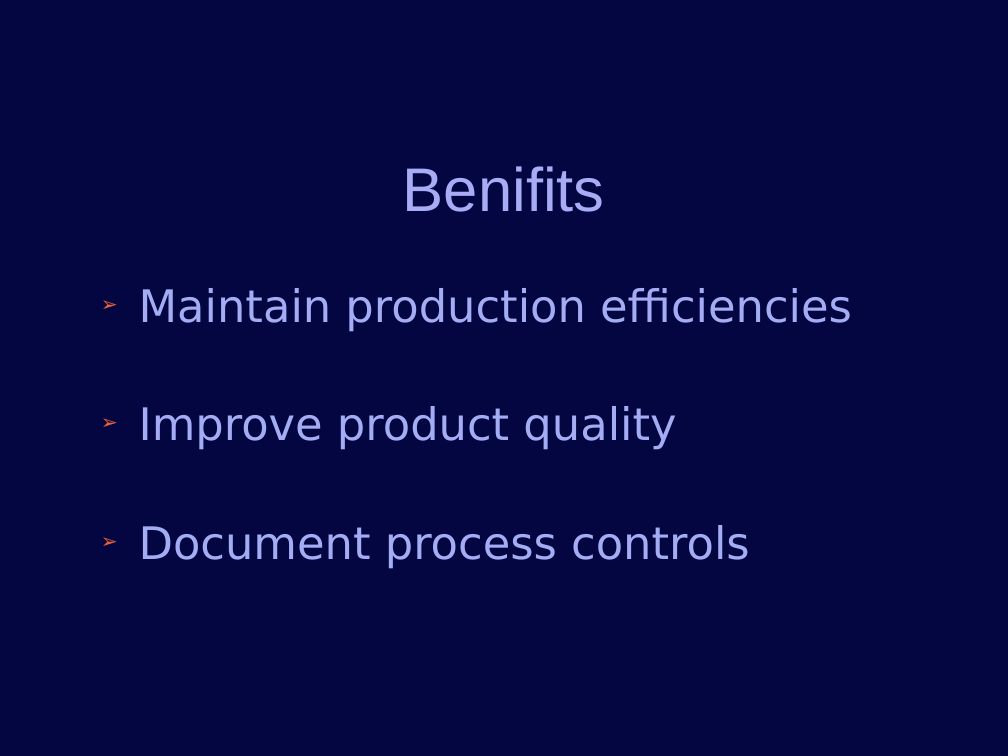
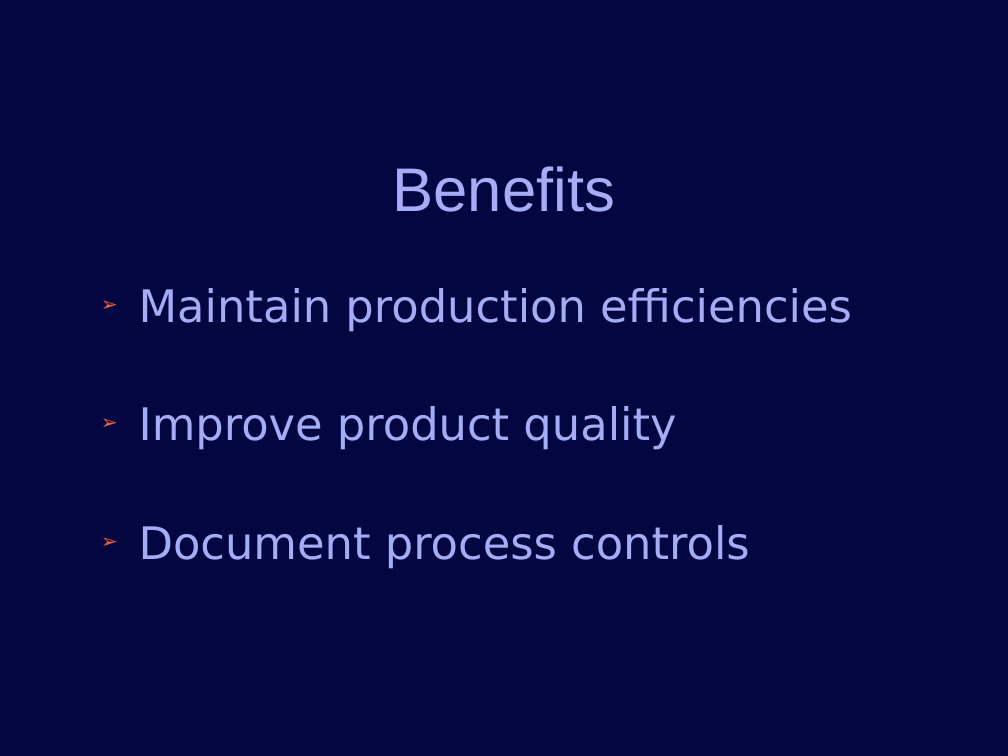
Before and after one commit to jconlon/Tracker, a slide deck: slide 6 of tracker/trunk/com.verticon.tracker.documentation/src/Tracker Introduction.odp. Drawn at 1008x756 pixels with LibreOffice and Linux fonts; fonts in the diff are those of the drawing; background and template pictures are left out. Boxes give left, top, right and bottom in pixels: in the first picture for what was removed or moved away, otherwise in the second. Text is boxed around its words. In the diff, an @@ line names an element or a change of style, - is before the commit and + after.

```diff
--- a/tracker/trunk/com.verticon.tracker.documentation/src/Tracker Introduction.odp
+++ b/tracker/trunk/com.verticon.tracker.documentation/src/Tracker Introduction.odp
@@ title at [393,166,615,212]: text changed @@
-Benifits
+Benefits
```
Also in this commit, not shown: 1 other slide changed, 1 slide added, 1 slide removed.
